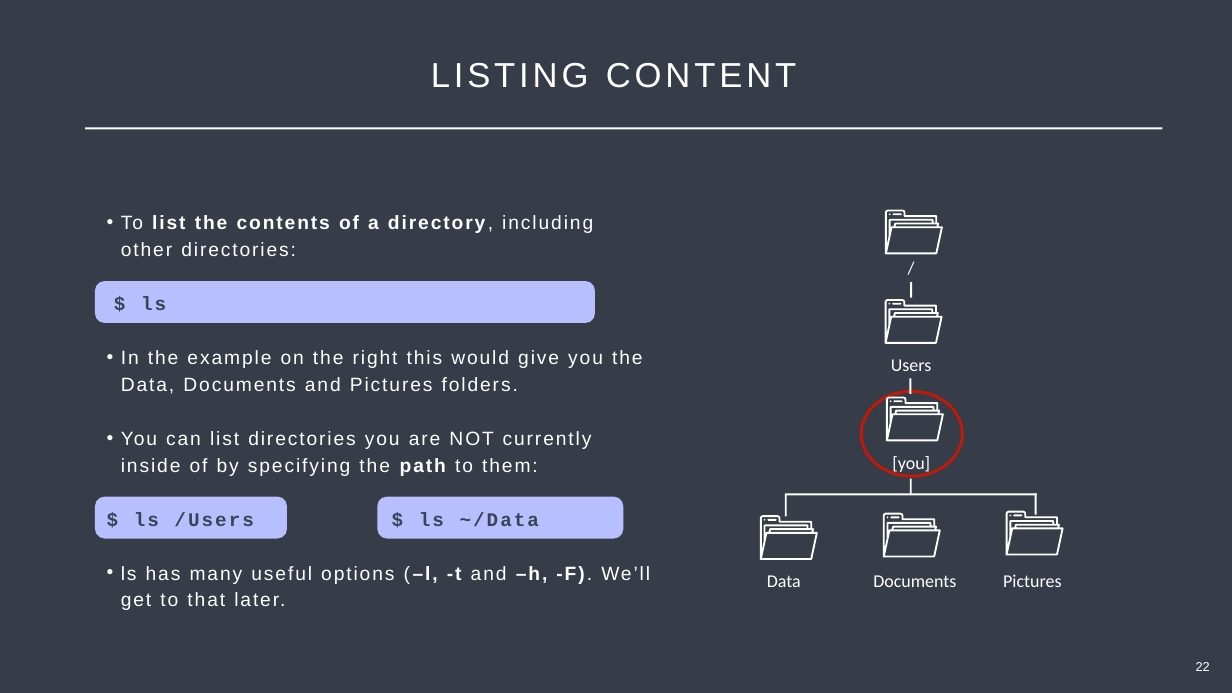
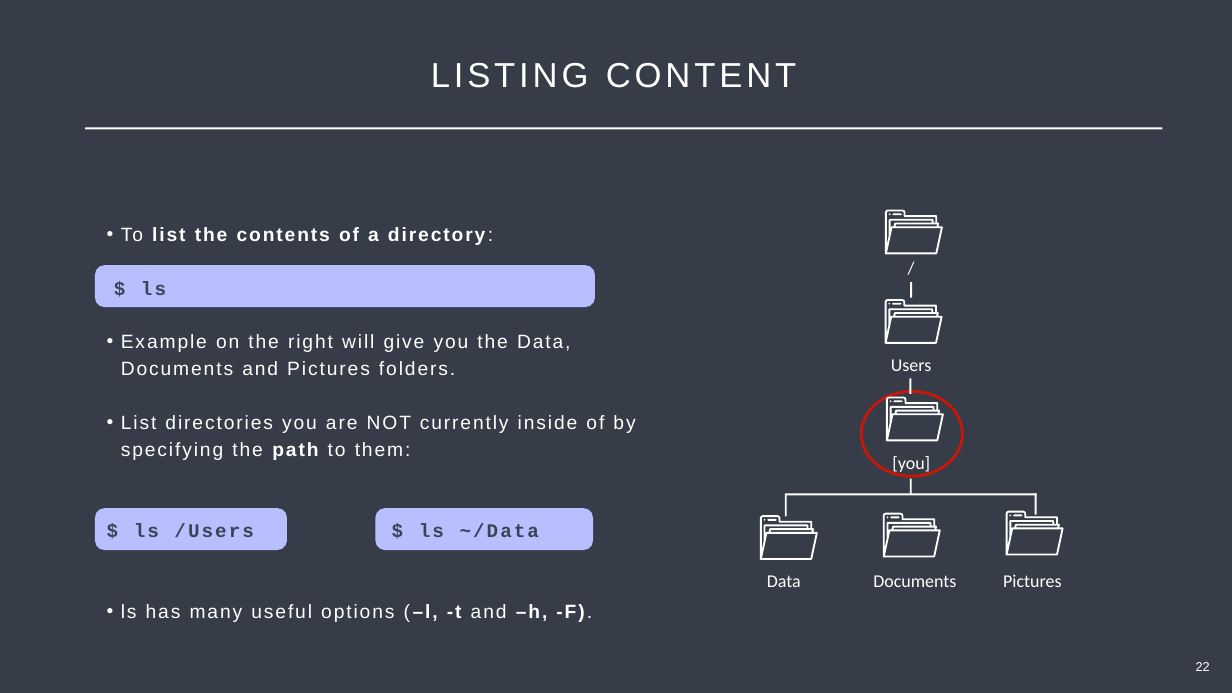
Before and after one commit to Center-for-Health-Data-Science/Just-Bash-It, a slide deck: slide 22 of Teachers/Just_Bash_It_Slideshow.pptx. Drawn at 1232x693 pixels with LibreOffice and Linux fonts; fonts in the diff are those of the drawing. Boxes give left, top, right and bottom in pixels: in the first picture for what was removed or moved away, otherwise in the second. Text is boxed around its words. In the diff, an @@ line names an element or a change of style, - is before the commit and + after.

```diff
--- a/Teachers/Just_Bash_It_Slideshow.pptx
+++ b/Teachers/Just_Bash_It_Slideshow.pptx
@@ text "To list the contents of ...": place and size @@
-text "To list the contents of ..." at box(121, 215, 650, 610)
+text "To list the contents of ..." at box(121, 227, 635, 622)
@@ text at box(121, 227, 485, 245): text changed; bold on @@
-• To list the contents of a directory, including other directories:
+• To list the contents of a directory:
@@ rounded rectangle: place and size @@
-rounded rectangle at box(95, 281, 595, 323)
+rounded rectangle at box(95, 265, 595, 307)
@@ text at box(121, 334, 635, 460): text changed @@
-• In the example on the right this would give you the Data, Documents and Pictures folders.
-• You can list directories you are NOT currently inside of by specifying the path to them:
+• Example on the right will give you the Data, Documents and Pictures folders.
+• List directories you are NOT currently inside of by specifying the path to them:
@@ rounded rectangle: place and size @@
-rounded rectangle at box(95, 497, 287, 539)
+rounded rectangle at box(95, 509, 287, 551)
@@ rounded rectangle: place and size @@
-rounded rectangle at box(377, 497, 623, 539)
+rounded rectangle at box(375, 509, 593, 551)
@@ text at box(121, 604, 584, 622): text changed @@
-• ls has many useful options (–l, -t and –h, -F). We’ll get to that later.
+• ls has many useful options (–l, -t and –h, -F).
```
Also in this commit, not shown: 26 other slides changed.
